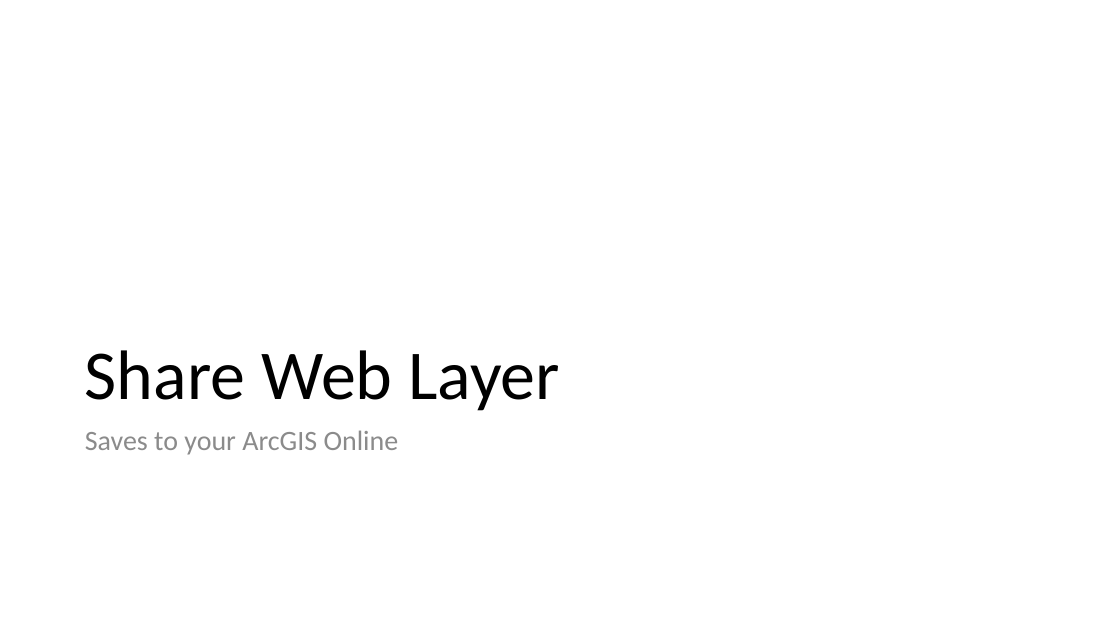
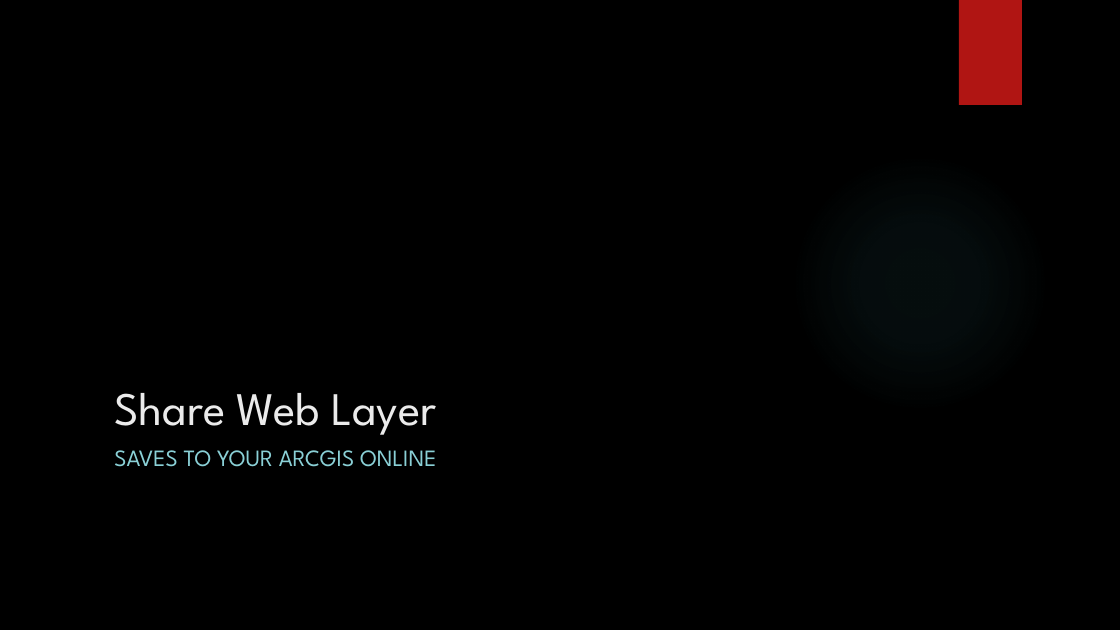
Before and after one commit to MGIS-UMN/GIS5577_week11, a slide deck: slide 17 of Creating_geospatial_services_ArcPro.pptx. Drawn at 1120x630 pixels with LibreOffice and Linux fonts; fonts in the diff are those of the drawing; background and template pictures are left out. Boxes give left, top, right and bottom in pixels: in the first picture for what was removed or moved away, otherwise in the second. Text is boxed around its words. In the diff, an @@ line names an element or a change of style, - is before the commit and + after.

Commit message:
added theme to ArcPro ppt

```diff
--- a/Creating_geospatial_services_ArcPro.pptx
+++ b/Creating_geospatial_services_ArcPro.pptx
@@ background #FFFFFF to picture (left out) @@
@@ rectangle added at [959,0,1022,105], fill #B01513 @@
@@ ellipse added at [791,154,1049,413], fill gradient #50B9C1 @@
@@ title "Share Web Layer": place and size @@
-title "Share Web Layer" at [85,350,560,411]
+title "Share Web Layer" at [114,393,436,435]
@@ title "Share Web Layer" at [114,393,436,435]: size 60 to 40 pt, font Calibri to League Spartan, text colour #000000 to #EBEBEB; line spacing 0.9 to 1 @@
@@ text at [114,450,436,467]: text changed; size 24 to 20 pt; font Calibri to League Spartan; text colour #8C8C8C to #8AD0D6 @@
-Saves to your ArcGIS Online
+SAVES TO YOUR ARCGIS ONLINE
```
Also in this commit, not shown: 25 other slides changed, 1 slide added, 1 slide removed.
